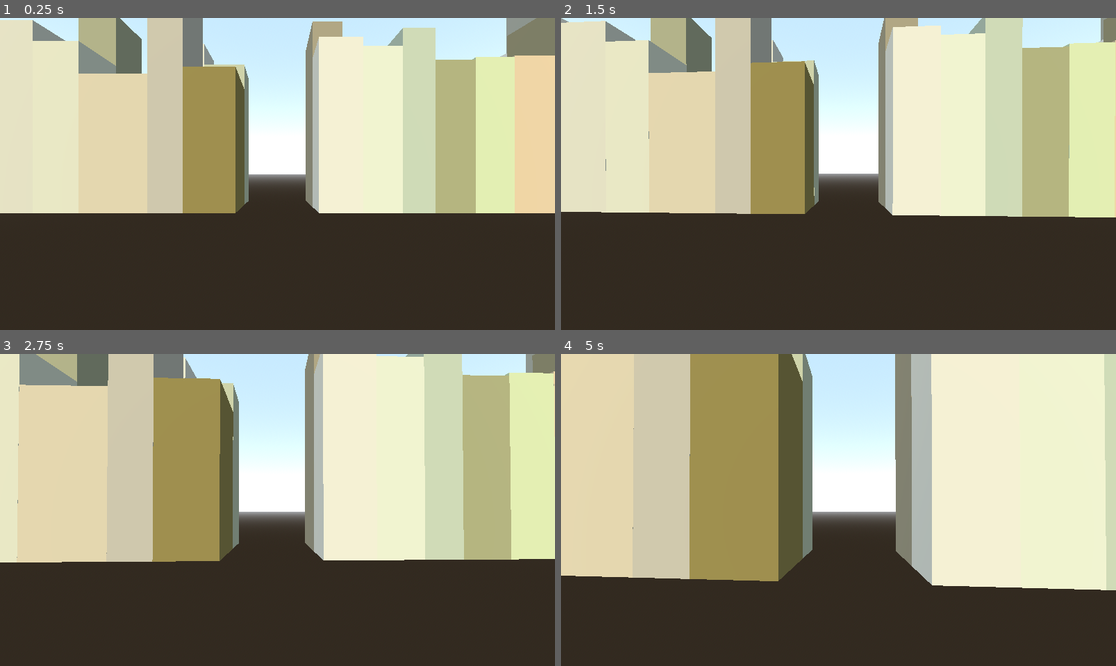
Above: before the commit, frames 1-4 (two rows, left to right).
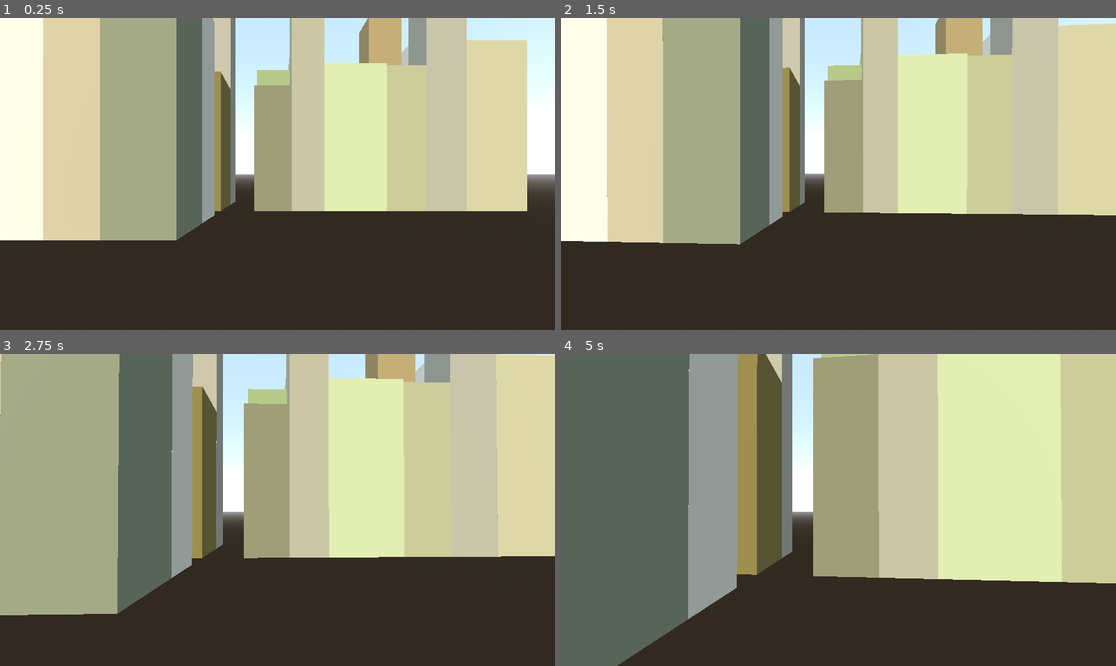
Above: after the commit, the same moments.

Repository: elemel/dronehattan-godot
Game: Godot game, scene res://root.tscn
Same seed, same stepped clock (60 frames per second), same inputs: the game is played once before the commit and once after it.
Inputs (mouse positions are in pixels of both pictures, inside the frame that each line leads up to):
- Up to frame 1 (0.25 s): no input
- Up to frame 2 (1.5 s): tap Enter at 0.5 s; move the mouse to (866, 174) at 0.52 s; hold W (move_forward) from 0.53 s (still down); move the mouse to (810, 174) at 1.27 s
- Up to frame 3 (2.75 s): keep holding W (move_forward); move the mouse to (288, 503) at 2.02 s
- Up to frame 4 (5 s): keep holding W (move_forward); move the mouse to (832, 516) at 2.77 s; move the mouse to (877, 513) at 3.52 s; move the mouse to (794, 506) at 4.27 s

The runs differ from the first frame. In frame 1, 54% of the frame differs, in the area x 0-100%, y 0-72%; in frame 2, 55%; in frame 3, 61%; in frame 4, 75%, in the area x 0-100%, y 0-100%.

Commit message:
Get size from area

Diff:
--- a/city_block.gd
+++ b/city_block.gd
@@ -1,10 +1,15 @@
 extends Node3D
 
 var rng = RandomNumberGenerator.new()
+# var size = Vector2(274, 80) - Vector2(30, 18)
+
+@onready var area: MeshInstance3D = $Area
 
 # Called when the node enters the scene tree for the first time.
 func _ready():
-	var size = Vector2(274, 80)
+	var areaMesh: PlaneMesh = area.mesh
+	var size = areaMesh.size
+
 	var stack = [Rect2(-0.5 * size, size)]
 
 	while stack:
--- a/city_block.tscn
+++ b/city_block.tscn
@@ -1,6 +1,14 @@
-[gd_scene load_steps=2 format=3 uid="uid://cdnftki8xemni"]
+[gd_scene load_steps=3 format=3 uid="uid://cdnftki8xemni"]
 
 [ext_resource type="Script" path="res://city_block.gd" id="1_6tvrq"]
 
+[sub_resource type="PlaneMesh" id="PlaneMesh_0cabq"]
+size = Vector2(244, 62)
+
 [node name="CityBlock" type="Node3D"]
 script = ExtResource("1_6tvrq")
+
+[node name="Area" type="MeshInstance3D" parent="."]
+transform = Transform3D(1, -0.000638686, 0.000388302, 0.000638888, 1, -0.000514644, -0.000387969, 0.000514895, 1, 0, 0, 0)
+visible = false
+mesh = SubResource("PlaneMesh_0cabq")
--- a/root.tscn
+++ b/root.tscn
@@ -37,6 +37,9 @@
 [node name="CityBlock" parent="." instance=ExtResource("1_6naoy")]
 
 [node name="CityBlock2" parent="." instance=ExtResource("1_6naoy")]
-transform = Transform3D(1, 0, 0, 0, 1, 0, 0, 0, 1, 345.035, 0, 0)
+transform = Transform3D(1, 0, 0, 0, 1, 0, 0, 0, 1, 274, 2.08165e-12, 2.08165e-12)
+
+[node name="CityBlock3" parent="." instance=ExtResource("1_6naoy")]
+transform = Transform3D(1, 0, 0, 0, 1, 0, 0, 0, 1, 2.08165e-12, 2.08165e-12, 80)
 
 [node name="Drone" parent="." instance=ExtResource("2_471w8")]
